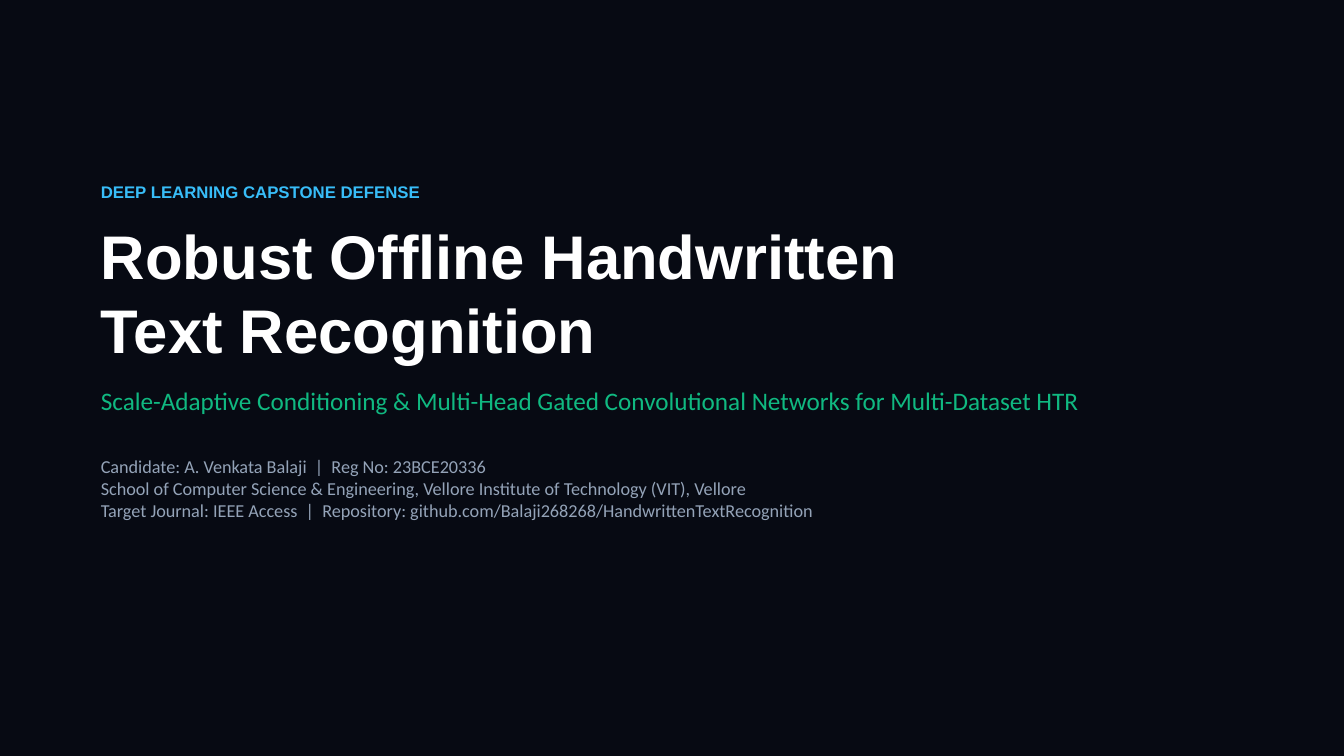
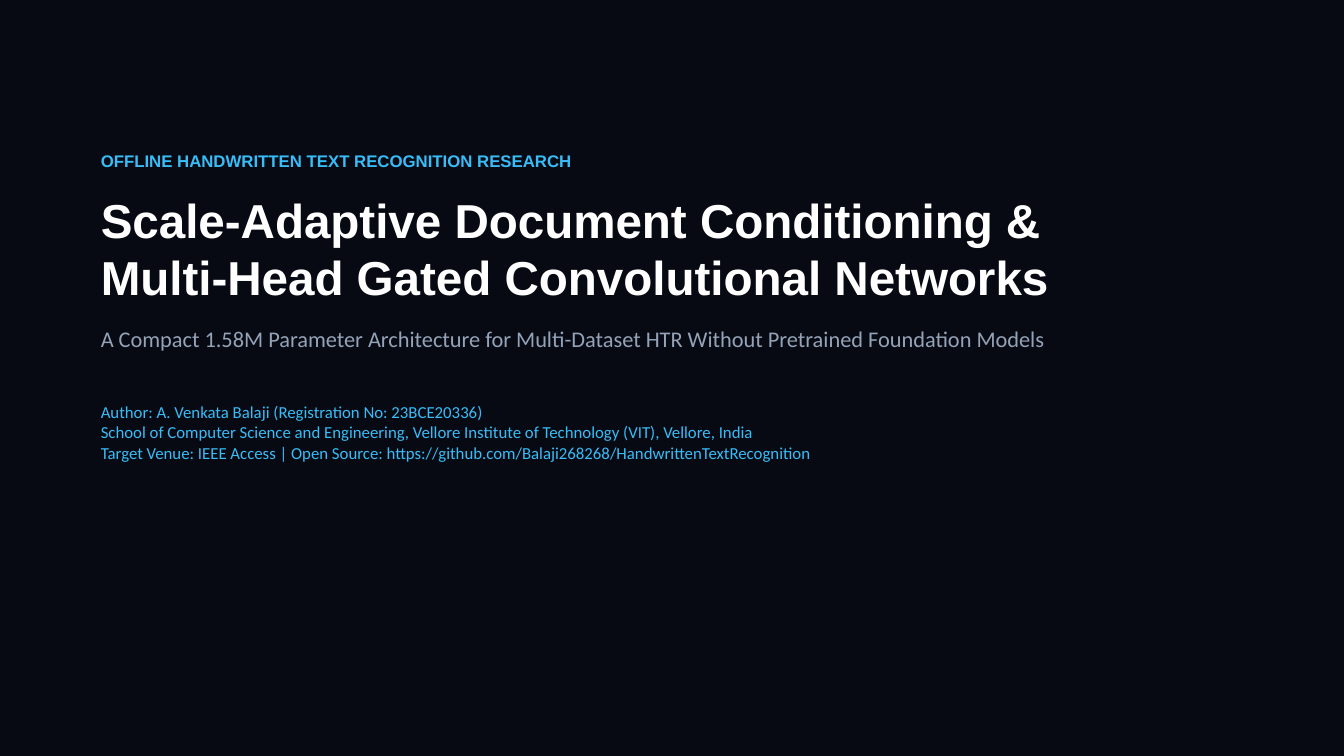
Before and after one commit to Balaji268268/HandwrittenTextRecognition, a slide deck: slide 1 of Handwritten_Text_Recognition_MNC_Keynote.pptx. Drawn at 1344x756 pixels with LibreOffice and Linux fonts; fonts in the diff are those of the drawing. Boxes give left, top, right and bottom in pixels: in the first picture for what was removed or moved away, otherwise in the second. Text is boxed around its words. In the diff, an @@ line names an element or a change of style, - is before the commit and + after.

```diff
--- a/Handwritten_Text_Recognition_MNC_Keynote.pptx
+++ b/Handwritten_Text_Recognition_MNC_Keynote.pptx
@@ background #FFFFFF to #070A13 @@
@@ rectangle removed at [0,0,1344,756] @@
@@ text at [101,155,1048,462]: text changed; size 13 to 12 pt; text colour #94A3B8 to #38BDF8 @@
-DEEP LEARNING CAPSTONE DEFENSE
-Robust Offline Handwritten
-Text Recognition
-Scale-Adaptive Conditioning & Multi-Head Gated Convolutional Networks for Multi-Dataset HTR
-Candidate: A. Venkata Balaji | Reg No: 23BCE20336
-School of Computer Science & Engineering, Vellore Institute of Technology (VIT), Vellore
-Target Journal: IEEE Access | Repository: github.com/Balaji268268/HandwrittenTextRecognition
+OFFLINE HANDWRITTEN TEXT RECOGNITION RESEARCH
+Scale-Adaptive Document Conditioning &
+Multi-Head Gated Convolutional Networks
+A Compact 1.58M Parameter Architecture for Multi-Dataset HTR Without Pretrained Foundation Models
+Author: A. Venkata Balaji (Registration No: 23BCE20336)
+School of Computer Science and Engineering, Vellore Institute of Technology (VIT), Vellore, India
+Target Venue: IEEE Access | Open Source: https://github.com/Balaji268268/HandwrittenTextRecognition
```
Also in this commit, not shown: 7 other slides changed, 6 slides added, 6 slides removed, 9 other files.
